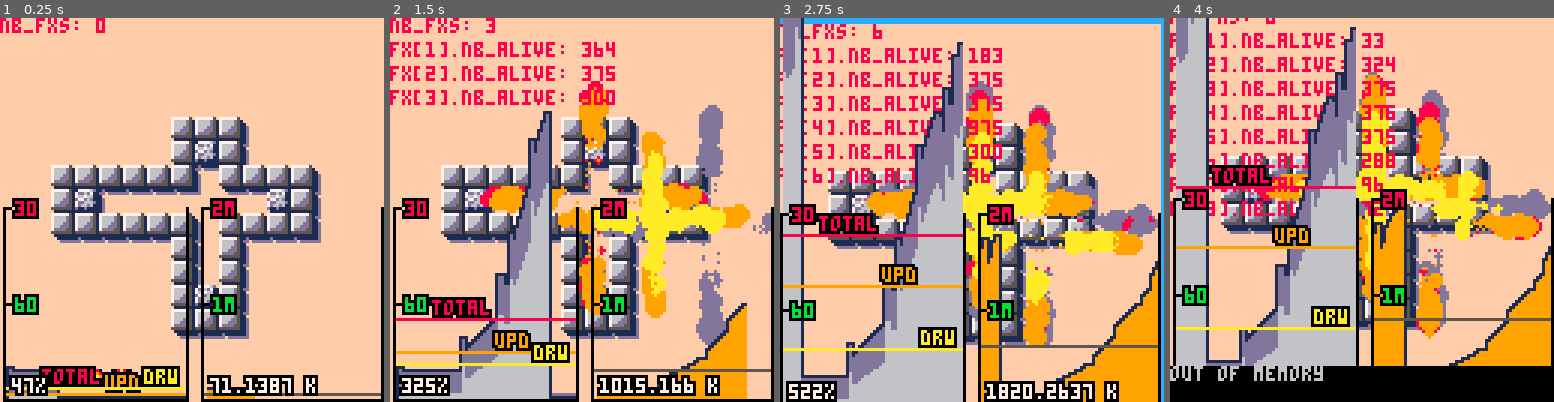
Above: before the commit, frames 1-4 (left to right).
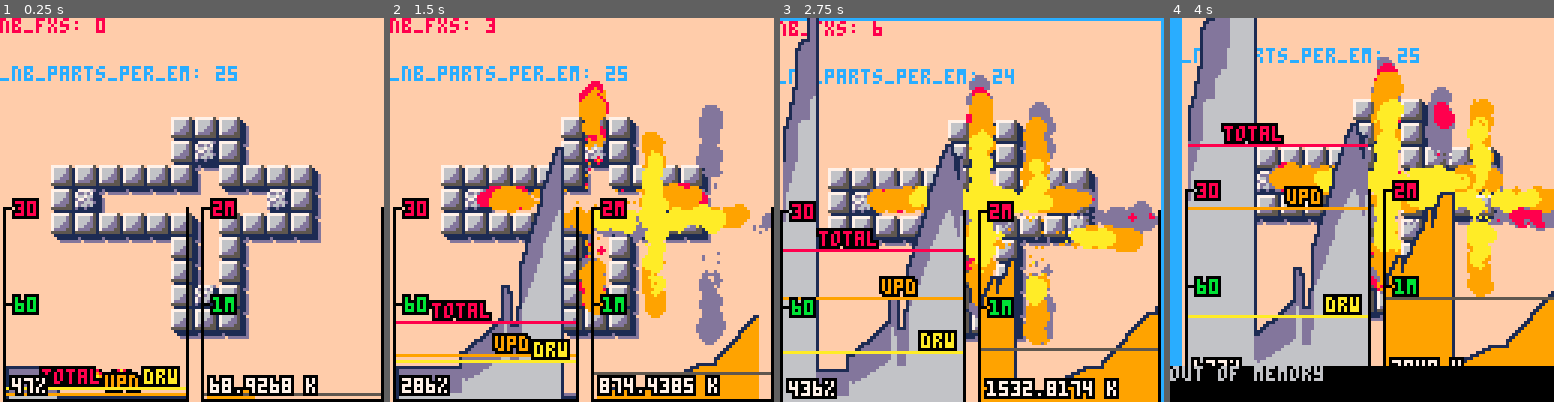
Above: after the commit, the same moments.

Repository: droune2001/nico_pico
Game: PICO-8 cartridge explo_dev.p8
Two runs of this game, one before a commit and one after it. Both use one fixed random seed, a clock stepped at 60 frames per second and the inputs below.
Inputs:
- Up to frame 1 (0.25 s): no input
- Up to frame 2 (1.5 s): tap X (X key) at 0.33, 1.07 s; tap O (Z key) at 0.7 s
- Up to frame 3 (2.75 s): hold Right 1.6-2.1 s; tap O (Z key) at 1.7, 2.1, 2.5 s; tap X (X key) at 1.85 s; hold Up 2.15-2.42 s; hold Right from 2.47 s (still down)
- Up to frame 4 (4 s): tap O (Z key) at 2.9, 3.3, 3.7 s; tap X (X key) at 2.97 s; release Right at 3.03 s; hold Left 3.08-3.58 s; hold Down 3.63-3.97 s

The runs differ from the first frame. In frame 1, 1.4% of the frame differs, in the area x 0-75%, y 12-99%; in frame 2, 16%; in frame 3, 33%; in frame 4, 55%, in the area x 0-100%, y 0-91%.

Commit message:
reuse particle memory

Diff:
--- a/explo_dev.p8
+++ b/explo_dev.p8
@@ -3,6 +3,26 @@
 __lua__
 --explosion test
 --droune
+--[[
+todo
+* multiple emitters per particle system / fx
+* optimize simulation / do it once every other frame.
+  have the emitters specify their update rate?
+* less particles in the explosion.
+* split 4 fire burst into 4 emitters, with different length.
+* add central explo.
+* add rocks explo (up to 4)
+* think about how to handle multiple aligned
+  explosions with many aligned rocks. Do you treat
+  chain explosions in succession or simultaneously?
+  do you explode 1 rock or as many as there are reaching bombs?
+]]
+…(6 lines of a section not shown)…
 
 -- debug vars
 _explo_duration=0.25
@@ -158,26 +178,24 @@
 function create_particle_system(max_nb_parts,px,py)
  local particle_system = {
   particles = {},
+  max_particles = max_nb_parts or 1000,
+  first_free_cell = 1, -- 0 if full
+
   emitter = nil,
   emit_time_left = 0, -- put in emitters
-  max_particles = max_nb_parts or 1000,
-  nb_active_particles = 0,
-  first_free_cell = 1, -- 0 if full
-  x = px or 0,
-  y = py or 0,
+  nb_active_particles = 0, -- put in emitters
   is_active = false,
-
-  allocate_particle = function(this,n)
-   return {
-    is_alive = false,
-    next_free_cell = n+1
-   }
-  end,
+  -- add: nb_emitters_alive.
+
+  x = px or 64,
+  y = py or 64,
 
   init = function(this)
    this.is_active = true
    for i=1,this.max_particles do
-    add(this.particles, this:allocate_particle(i))
+    add(this.particles,
+	    {is_alive = false,
+         next_free_cell = i+1})
    end
    this.particles[this.max_particles].next_free_cell = 0
   end,
@@ -217,6 +235,11 @@
   end,
 
   draw = function(this)
+   -- all drawn one on top of the other,
+   -- no order of emitters.
+   -- maybe each emitter should have its own
+   -- particle array. derive from common emitter
+   -- with particle update code.
    for p in all(this.particles) do
     if p.is_alive then
      p:draw()
@@ -232,58 +255,40 @@
      -- pop head of list, list points to next
      local f = this.first_free_cell
      this.first_free_cell = this.particles[f].next_free_cell
-     this.particles[f] = e:spawn_particle(this.x,this.y)
+	 -- problem is here. we dont use the particle, we overwrite it!!!
+     --this.particles[f] = e:spawn_particle(this.x,this.y)
+	 e:spawn_particle(this.particles[f],this.x,this.y)
      num_to_emit -= 1
      this.nb_active_particles += 1
     end
    end
   end
  }
+ -- always put in here? or outside, called by client?
  particle_system:init()
  return particle_system
 end
 
-function create_omni_emitter()
- return {
-  n = 50,
-
-  spawn_particle = function(this,cx,cy)
-   local r = rnd(25)+10
-   local theta = rnd(1)
-   return {
-    is_alive = true,
-    x = cx+4+rnd(4)-2,
-    y = cy+4+rnd(4)-2,
-    dx = r*cos(theta),
-    dy = r*sin(theta),
-    damp = 1,
-    col = 1+flr(rnd(15)), -- no 0
-    radius = 2+rnd(4),
-    age = rnd(5),
-    next_free_cell = 0, -- will be set upon dying
-
-    draw = function(p)
-     palt(0,false)
-     circfill(p.x,p.y,p.radius+1,0)
-     circfill(p.x,p.y,p.radius,p.col)
-    end,
-
-    update = function(p)
-     p.x += dt * p.dx
-     p.y += dt * p.dy
-    end
-   }
-  end
- }
-end
-
-
+
+function create_rock_explo_emitter()
+-- todo
+end
+
+function create_bomb_emitter(x,y)
+-- todo
+end
+
+function create_fire_emitter(x,y,dirx,diry,length)
+-- todo
+end
 
 function create_quad_fire_emitter()
  return {
   n = _nb_particles_per_emission,
 
-  spawn_particle = function(e,cx,cy)
+  -- todo: takes a particle param "p"
+  -- use p.toto and no return statement.
+  spawn_particle = function(e,part,cx,cy)
    local dir = flr(rnd(4))/4 -- 4 quadrants for the sin/cos funcs
    --local speed = 150+rnd(25)
 
@@ -298,74 +303,72 @@
    --local life = .2+rnd(.6)
    local life = 0.7+rnd(0.2)
 
-   return {
-    is_alive = true,
-    x = cx+ox,
-    y = cy+oy,
-    vx = _ex2*speed*cos(dir),
-    vy = _ex2*speed*sin(dir),
+   -- fill preallocated particle
+   part.is_alive = true
+   part.x = cx+ox
+   part.y = cy+oy
+   part.vx = _ex2*speed*cos(dir)
+   part.vy = _ex2*speed*sin(dir)
     -- todo: add variability in speed
     -- slow external particles move more
     -- randomly than central high speed parts.
-    fx = 0,
-    fy = 0,
-    ax = 0,
-    ay = 0,
-    m = 1,
-    kd = _damp,
-    kl = _lift_factor, -- lift factor
-    --colors={10,9,9,8,8,8,13,13,13,13},
-    colors={10,9,9,8,13,13,13},
-    radius = .5+_ex2*rnd(3),
-    age = life,
-    max_age = life,
-    next_free_cell = 0, -- will be set upon dying
-
-    draw = function(p)
-     -- color ramp by age
-     local color = p.colors[1+flr(#p.colors*(p.max_age-p.age)/p.max_age)]
-     if p.radius < 1.5 then
-      pset(p.x,p.y,color)
-     else
-      circfill(p.x,p.y,p.radius,color)
-     end
-
-    end,
-
-    update = function(p)
-
-     local age_pct = (p.max_age-p.age)/p.max_age
-     local lift = age_pct*age_pct
-
-     -- accum forces. drag, gravity, ...
-     p.fx = 0
-     p.fy = 0
-
-     -- drag
-     p.fx += -p.kd * p.vx
-     p.fy += -p.kd * p.vy
-
-     -- go up when dying. smoke if lighter.
-     p.fy += -p.kl * lift
-
-     p.ax = p.fx / p.m
-     p.ay = p.fy / p.m
-
-     p.x += p.vx * dt
-     p.y += p.vy * dt
-
-     p.vx += p.ax * dt
-     p.vy += p.ay * dt
-
+   part.fx = 0
+   part.fy = 0
+   part.ax = 0
+   part.ay = 0
+   part.m = 1
+   part.kd = _damp
+   part.kl = _lift_factor -- lift factor
+    --colors={10,9,9,8,8,8,13,13,13,13}
+   part.colors={10,9,9,8,13,13,13}
+   part.radius = .5+_ex2*rnd(3)
+   part.age = life
+   part.max_age = life
+   part.next_free_cell = 0 -- will be set upon dying
+
+   part.draw = function(p)
+    -- color ramp by age
+    local color = p.colors[1+flr(#p.colors*(p.max_age-p.age)/p.max_age)]
+    if p.radius < 1.5 then
+     pset(p.x,p.y,color)
+    else
+     circfill(p.x,p.y,p.radius,color)
     end
-   }
-  end
+   end
+
+   part.update = function(p)
+
+    local age_pct = (p.max_age-p.age)/p.max_age
+    local lift = age_pct*age_pct
+
+    -- accum forces. drag, gravity, ...
+    p.fx = 0
+    p.fy = 0
+
+    -- drag
+    p.fx += -p.kd * p.vx
+    p.fy += -p.kd * p.vy
+
+    -- go up when dying. smoke if lighter.
+    p.fy += -p.kl * lift
+
+    p.ax = p.fx --/ p.m
+    p.ay = p.fy --/ p.m
+
+    p.x += p.vx * dt
+    p.y += p.vy * dt
+
+    p.vx += p.ax * dt
+    p.vy += p.ay * dt
+
+   end -- update
+  end -- spawn_particle
  }
 end
 
 function start_explosion(x,y)
   -- new ps
-  ps = create_particle_system(1000,x,y)
+  ps = create_particle_system(400,x,y)
   -- insert emitters
   ps.emitter = create_quad_fire_emitter()
   ps.emit_time_left = _explo_duration -- duuration should be for each emitter
@@ -488,14 +491,14 @@
 function debug_draw()
  print("nb_fxs: "..#pss,0,0,8)
  for i=1,#pss do
-  print("fx["..i.."].nb_alive: "..pss[i].nb_active_particles,0,8*i,8)
+  --print("fx["..i.."].nb_alive: "..pss[i].nb_active_particles,0,8*i,8)
  end
  --print("shk_amnt: ".._cam_shk_amnt.." "..cam_shk_amnt,0,8,12)
  --print("shk_damp: ".._cam_shk_damp,0,16,12)
  --print("_init_speed: ".._init_speed,0,8,12)
  --print("_damp: ".._damp,0,16,12)
  --print("_explo_duration: ".._explo_duration,0,8,12)
- --print("_nb_parts_per_em: ".._nb_particles_per_emission,0,16,12)
+ print("_nb_parts_per_em: ".._nb_particles_per_emission,0,16,12)
  --print("_lift_factor: ".._lift_factor,0,16,12)
 
  -- black-to-white color ramp
--- a/stats.p8
+++ b/stats.p8
@@ -3,6 +3,11 @@
 __lua__
 -- cpu mem profiler
 -- droune2001
+--[[
+todo
+* measure the memory consumption of the profiler.
+  render it a different color.
+]]
 
 function _init()
  profiler = create_profiler()
